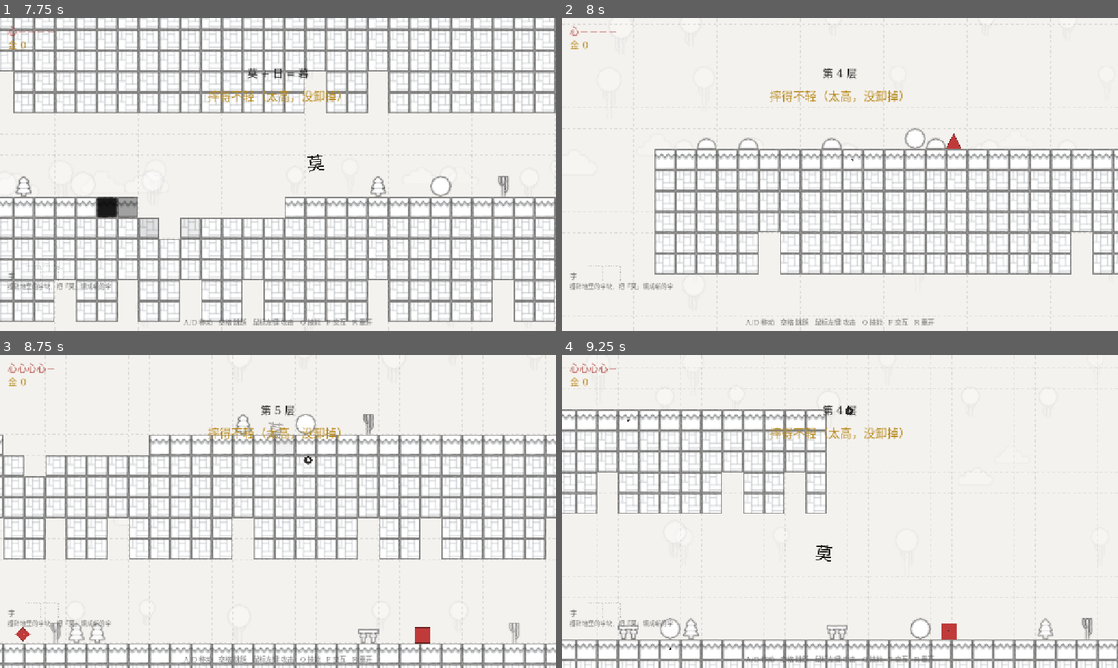
Above: before the commit, frames 1-4 (two rows, left to right).
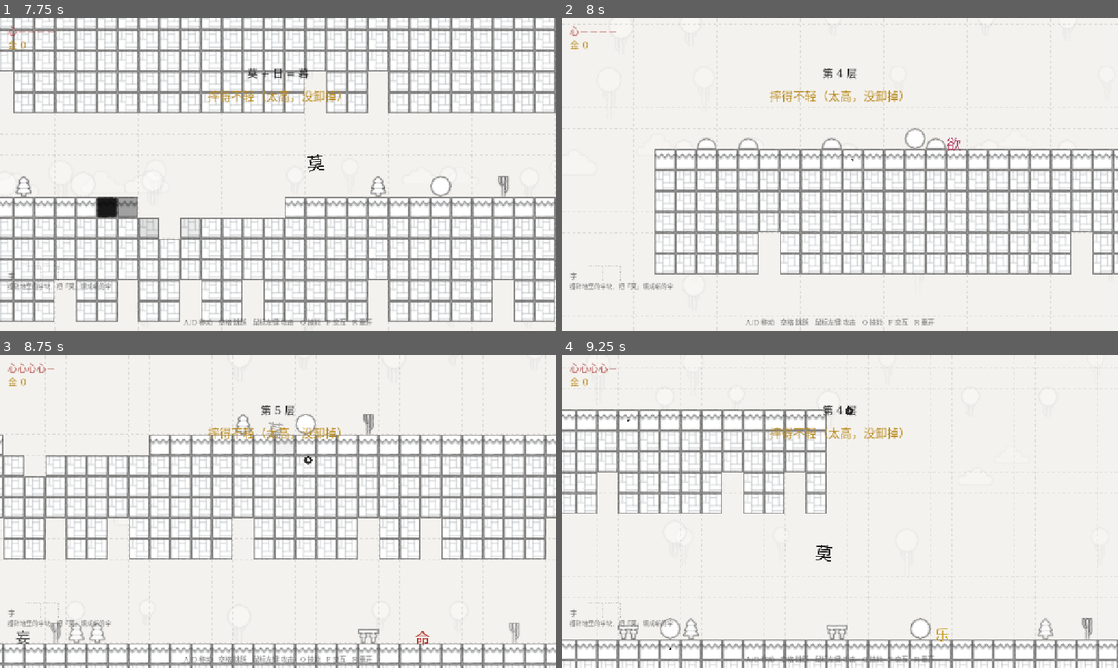
Above: after the commit, the same moments.

Repository: kuankuancjh2/MO
Game: Godot game, scene res://devtools/smoke_test.tscn
The game is run twice, just before and just after one commit, with the same random seed, the same clock (stepped at 60 frames per second) and the same inputs. This scene is started directly instead of the project's main scene.
Inputs (mouse positions are in pixels of both pictures, inside the frame that each line leads up to):
- Up to frame 1 (7.75 s): tap Enter at 0.5, 4.35 s; move the mouse to (400, 158) at 0.52 s; hold D (move_right) 0.53-1.28 s; hold J (attack) 0.53-1.28 s; click (400, 158) at 0.67 s; tap Space (jump) at 0.77, 1.07, 1.52, 1.82, 3.02, 3.32, 3.77, 4.07, 4.52, 4.82, 6.02, 6.32, 6.77, 7.07, 7.52 s; move the mouse to (166, 190) at 1.27 s; hold A (move_left) 1.28-2.03 s; tap J (attack) at 1.35, 3.05, 4.55, 5.85, 7.55 s; move the mouse to (333, 105) at 2.02 s; hold D (move_right) 2.03-2.78 s; hold J (attack) 2.03-2.78 s; tap F (interact) at 2.1, 7.35 s; move the mouse to (250, 237) at 2.77 s; hold W 2.78-3.53 s; tap Z at 2.85 s; click (250, 237) at 2.92 s; move the mouse to (444, 221) at 3.52 s; hold J (attack) 3.53-4.28 s; hold A (move_left) 3.53-5.78 s; tap X at 3.6 s; move the mouse to (111, 127) at 4.27 s; move the mouse to (305, 174) at 5.02 s; hold J (attack) 5.03-5.78 s; tap 1 at 5.1 s; click (305, 174) at 5.17 s; move the mouse to (194, 96) at 5.77 s; hold D (move_right) 5.78-6.53 s; move the mouse to (400, 158) at 6.52 s; hold W 6.53-7.28 s; hold J (attack) 6.53-7.28 s; move the mouse to (166, 190) at 7.27 s; hold D (move_right) from 7.28 s (still down); click (166, 190) at 7.42 s
- Up to frame 2 (8 s): keep holding D (move_right); tap Space (jump) at 7.82 s
- Up to frame 3 (8.75 s): move the mouse to (333, 442) at 8.02 s; release D (move_right) at 8.03 s; hold A (move_left) from 8.03 s (still down); hold J (attack) from 8.03 s (still down); tap Z at 8.1 s
- Up to frame 4 (9.25 s): keep holding A (move_left); move the mouse to (812, 574) at 8.77 s; release J (attack) at 8.78 s; tap X at 8.85 s; tap Space (jump) at 9.02 s; tap J (attack) at 9.05 s

Frame 1 is identical in both runs. In frame 2, less than 0.1% of the frame differs, in the area x 69-72%, y 36-43%; in frame 3, 0.2%, in the area x 2-78%, y 86-93%; in frame 4, 0.2%.

Commit message:
P5: 普通敌人变彩色汉字（无脸无圈）+ 偏旁黑白化
- 新增 WordEnemyTable：敌 = 有（不肯消失之物）。名字即性格、颜色即类别
  命(朱)/乐(黄)/利(绿)/权(橙)/色(紫)/欲(粉)/名(青)/妄(灰)
- 抽出 WordGlyph 共用于节点：地怪与飞怪共用同一套绘制（绕过继承差异），
  只画一个字，没有底盘、没有圈、没有眼睛
- 偏旁怪改为空心描边字（实心=有之物，空心=偏旁），底色圆盘与圈全部去掉
- 偏旁掉落物改为纸上黑字（黑白）
- 左下角字砖 UI 改黑白（白砖黑边黑字），空槽虚线
- 血量/掉币/速度由数据表决定（权=精英血厚、利=掉很多金币、乐=跑得快）

Diff:
--- /dev/null
+++ b/scripts/data/word_enemy_table.gd
@@ -0,0 +1,45 @@
+class_name WordEnemyTable
+extends RefCounted
+## 普通敌人 = **彩色汉字**。
+##
+## 主题：`莫` = **无**。那敌人就是**"有"** —— 一切"不肯消失的东西"。
+## 名字就是它们的性格，颜色就是它们的类别（不再清一色红）。
+##
+## behavior 决定用哪套 AI：
+##   "walk" = 巡逻（遇墙/悬崖转身）  "chase" = 追人  "fly" = 飞行
+##
+## ★ 视觉约定：只画一个字，**没有底盘、没有圈、没有脸** —— 和"书写"的审美统一。
+##   普通敌人 = 实心彩字；偏旁怪 = 空心描边字（另一类东西）。
+
+const LIST := [
+	{"glyph": "命", "name": "生命", "ink": "#b8342f", "behavior": "walk",
+		"hp": 1.5, "coins": 2, "speed": 1.0},
+	{"glyph": "乐", "name": "快乐", "ink": "#c99a1c", "behavior": "walk",
+		"hp": 1.0, "coins": 2, "speed": 1.5},
+	{"glyph": "利", "name": "利益", "ink": "#3f7a45", "behavior": "walk",
+		"hp": 1.0, "coins": 5, "speed": 0.9},
+	{"glyph": "权", "name": "权力", "ink": "#b06a1e", "behavior": "walk",
+		"hp": 3.0, "coins": 3, "speed": 0.75},
+	{"glyph": "色", "name": "形色", "ink": "#6b4b9e", "behavior": "chase",
+		"hp": 1.5, "coins": 2, "speed": 1.0},
+	{"glyph": "欲", "name": "欲望", "ink": "#b5476f", "behavior": "chase",
+		"hp": 2.0, "coins": 3, "speed": 0.9},
+	{"glyph": "名", "name": "名声", "ink": "#2f7d86", "behavior": "fly",
+		"hp": 1.5, "coins": 2, "speed": 1.0},
+	{"glyph": "妄", "name": "虚妄", "ink": "#5a5a5a", "behavior": "fly",
+		"hp": 1.0, "coins": 2, "speed": 1.2},
+]
+
+## 按行为挑一个"字"（确定性随机 → 卸载重载不跳）
+static func pick(behavior: String, r: float) -> Dictionary:
+	var pool: Array = []
+	for e in LIST:
+		if e.get("behavior", "walk") == behavior:
+			pool.append(e)
+	if pool.is_empty():
+		return LIST[0]
+	return pool[int(clampf(r, 0.0, 0.9999) * float(pool.size())) % pool.size()]
+
+
+static func size() -> int:
+	return LIST.size()
--- a/scripts/enemies/enemy_base.gd
+++ b/scripts/enemies/enemy_base.gd
@@ -26,6 +26,27 @@
 var _half := 18.0
 var _prev_pos := Vector2.ZERO
 var _art: Texture2D
+var _wg: WordGlyph
+## ★ 这个敌人是哪个"字"（彩色汉字敌人）
+var word_glyph := "命"
+var word_name := "生命"
+var word_ink := Color("#b8342f")
+var word_speed_mul := 1.0
+
+
+## 套用「字」的配置（颜色 / 血量 / 掉币 / 速度都由数据表决定）
+func apply_word(e: Dictionary) -> void:
+	word_glyph = String(e.get("glyph", "命"))
+	word_name = String(e.get("name", ""))
+	word_ink = Color(String(e.get("ink", "#b8342f")))
+	word_speed_mul = float(e.get("speed", 1.0))
+	if b != null:
+		max_hp = b.enemy_hp * float(e.get("hp", 1.0))
+		hp = max_hp
+		coin_min = maxi(1, int(e.get("coins", 2)) - 1)
+		coin_max = int(e.get("coins", 2)) + 1
+	if _wg != null and is_instance_valid(_wg):
+		_wg.set_word(word_glyph, word_ink)
 
 
 func setup(balance: BalanceData, hp_mul: float = 1.0) -> void:
@@ -48,6 +69,10 @@
 	rs.size = Vector2(_half * 2.0, _half * 2.0)
 	cs.shape = rs
 	add_child(cs)
+	_wg = WordGlyph.new()
+	_wg.base_font_size = Assets.cfg.enemy_font_size
+	add_child(_wg)
+	_wg.set_word(word_glyph, word_ink)
 	_art = Assets.get_art(art_name())
 	_prev_pos = global_position
 	_build()
@@ -79,8 +104,11 @@
 	ai(delta)
 	move_and_slide()
 	move_delta = global_position - _prev_pos
-	if _flash > 0.0:
-		queue_redraw()
+	if _wg != null and is_instance_valid(_wg):
+		var was := _wg.flash
+		_wg.flash = _flash > 0.0
+		if was != _wg.flash:
+			_wg.queue_redraw()
 
 
 func try_contact_damage(p: Player) -> void:
@@ -132,15 +160,27 @@
 
 func sprite_color() -> Color:
 	if _flash > 0.0:
-		return Color.WHITE
-	return Assets.cfg.color_enemy
+		return Color(0.85, 0.85, 0.85)
+	return word_ink
 
 
-## 有美术图就画图，返回 true 表示已经画完了
-func draw_art_if_any() -> bool:
-	if _art == null:
+## ★ 画这个敌人的"字"：只有一个字 —— 没有底盘、没有圈、没有脸。
+##   回来 true 表示已经画完（子类 _draw 里第一件事调它）。
+func draw_word() -> bool:
+	if _art != null:
+		var sz := _art.get_size()
+		draw_texture_rect(_art, Rect2(-sz * 0.5, sz), false, Color(1, 1, 1, 1))
+		return true
+	var f := Assets.font
+	if f == null:
 		return false
-	var sz := _art.get_size()
-	draw_texture_rect(_art, Rect2(-sz * 0.5, sz), false,
-		Color(1, 1, 1, 1) if _flash <= 0.0 else Color(2, 2, 2, 1))
+	var fs := Assets.cfg.enemy_font_size
+	var sz2 := f.get_string_size(word_glyph, HORIZONTAL_ALIGNMENT_LEFT, -1, fs)
+	var at := Vector2(-sz2.x * 0.5, sz2.y * 0.5 - Balance.px * 5.0)
+	var col := sprite_color()
+	# 受击时抖一下，别再画眼睛 —— 字本身会动就够了
+	var wob := 0.0 if _flash <= 0.0 else sin(Time.get_ticks_msec() * 0.05) * Balance.px * 2.0
+	draw_string(f, at + Vector2(wob, 0), word_glyph, HORIZONTAL_ALIGNMENT_LEFT, -1, fs, col)
+	if _dead:
+		return true
 	return true
--- a/scripts/enemies/flyer.gd
+++ b/scripts/enemies/flyer.gd
@@ -31,6 +31,27 @@
 var _half := 17.0
 var _prev_pos := Vector2.ZERO
 var _art: Texture2D
+var _wg: WordGlyph
+## ★ 这个敌人是哪个"字"
+var word_glyph := "名"
+var word_name := "名声"
+var word_ink := Color("#2f7d86")
+var word_speed_mul := 1.0
+
+
+## 与 EnemyBase 同名的方法（飞怪不继承它，但对外接口保持一致）
+func apply_word(e: Dictionary) -> void:
+	word_glyph = String(e.get("glyph", "名"))
+	word_name = String(e.get("name", ""))
+	word_ink = Color(String(e.get("ink", "#2f7d86")))
+	word_speed_mul = float(e.get("speed", 1.0))
+	if b != null:
+		max_hp = b.enemy_hp * float(e.get("hp", 1.0))
+		hp = max_hp
+		coin_min = maxi(1, int(e.get("coins", 2)) - 1)
+		coin_max = int(e.get("coins", 2)) + 1
+	if _wg != null and is_instance_valid(_wg):
+		_wg.set_word(word_glyph, word_ink)
 
 
 func setup(balance: BalanceData, hp_mul: float = 1.0) -> void:
@@ -52,6 +73,10 @@
 	rs.size = Vector2(_half * 2.0, _half * 1.5)
 	cs.shape = rs
 	add_child(cs)
+	_wg = WordGlyph.new()
+	_wg.base_font_size = Assets.cfg.enemy_font_size
+	add_child(_wg)
+	_wg.set_word(word_glyph, word_ink)
 	_art = Assets.get_art("enemy_flyer")
 	_half = float(b.tile_size) * 0.354
 	home = position
@@ -85,10 +110,14 @@
 	var ty := home.y + sin(_t * 1.7 + _phase) * 30.0 * Balance.px
 	_prev_pos = global_position
 	velocity = (Vector2(tx, ty) - global_position) * 2.6
-	velocity = velocity.limit_length(_speed * 1.9)
+	velocity = velocity.limit_length(_speed * word_speed_mul * 1.9)
 	move_and_slide()
 	move_delta = global_position - _prev_pos
-	queue_redraw()
+	if _wg != null and is_instance_valid(_wg):
+		var was := _wg.flash
+		_wg.flash = _flash > 0.0
+		if was != _wg.flash:
+			_wg.queue_redraw()
 
 
 func try_contact_damage(p: Player) -> void:
@@ -124,30 +153,3 @@
 			c.position = position + Vector2(randf_range(-12, 12), randf_range(-12, 8)) * Balance.px
 			w.call_deferred("add_child", c)
 	queue_free()
-
-
-func _draw() -> void:
-	var c := Assets.cfg.color_enemy
-	if _flash > 0.0:
-		c = Color.WHITE
-	if _art != null:
-		var sz := _art.get_size()
-		draw_texture_rect(_art, Rect2(-sz * 0.5, sz), false, Color(1, 1, 1, 1))
-		return
-	var body := PackedVector2Array([
-		Vector2(0, -_half * 0.9), Vector2(_half, 0), Vector2(0, _half * 0.9), Vector2(-_half, 0),
-	])
-	draw_colored_polygon(body, c)
-	draw_polyline(PackedVector2Array([body[0], body[1], body[2], body[3], body[0]]),
-		c.darkened(0.45), 2.0)
-	var flap := sin(_t * 14.0) * 4.0
-	draw_colored_polygon(PackedVector2Array([
-		Vector2(-_half, 0), Vector2(-_half - 12.0, -6.0 + flap), Vector2(-_half - 4.0, 6.0)]),
-		Color(c.r, c.g, c.b, 0.55))
-	draw_colored_polygon(PackedVector2Array([
-		Vector2(_half, 0), Vector2(_half + 12.0, -6.0 + flap), Vector2(_half + 4.0, 6.0)]),
-		Color(c.r, c.g, c.b, 0.55))
-	draw_circle(Vector2(-4.0, -2.0), 2.6, Color.WHITE)
-	draw_circle(Vector2(4.0, -2.0), 2.6, Color.WHITE)
-	draw_circle(Vector2(-4.0, -2.0), 1.3, Color(0.1, 0.1, 0.1))
-	draw_circle(Vector2(4.0, -2.0), 1.3, Color(0.1, 0.1, 0.1))
--- a/scripts/enemies/red_block.gd
+++ b/scripts/enemies/red_block.gd
@@ -29,7 +29,7 @@
 
 
 func ai(_delta: float) -> void:
-	velocity.x = float(dir) * speed
+	velocity.x = float(dir) * speed * word_speed_mul
 	_ledge.position.x = _half + 4.0 * Balance.px
 	if is_on_wall():
 		_flip()
@@ -40,17 +40,3 @@
 
 func _flip() -> void:
 	dir = -dir
-
-
-func _draw() -> void:
-	if draw_art_if_any():
-		return
-	var c := sprite_color()
-	var r := Rect2(Vector2(-_half, -_half), Vector2(_half * 2.0, _half * 2.0))
-	draw_rect(r, c, true)
-	draw_rect(r, c.darkened(0.45), false, 3.0)
-	var ex := -4.0 * dir
-	draw_circle(Vector2(ex - 4.0, -4.0), 2.6, Color.WHITE)
-	draw_circle(Vector2(ex + 4.0, -4.0), 2.6, Color.WHITE)
-	draw_circle(Vector2(ex - 4.0 + dir * 1.2, -4.0), 1.3, Color(0.1, 0.1, 0.1))
-	draw_circle(Vector2(ex + 4.0 + dir * 1.2, -4.0), 1.3, Color(0.1, 0.1, 0.1))
--- a/scripts/enemies/seeker.gd
+++ b/scripts/enemies/seeker.gd
@@ -35,23 +35,9 @@
 		dx = _target.global_position.x - global_position.x
 		if absf(dx) > 4.0:
 			_dir = 1 if dx > 0.0 else -1
-	velocity.x = float(_dir) * speed
+	velocity.x = float(_dir) * speed * word_speed_mul
 
 	if is_on_floor() and is_on_wall() and _jump_cd <= 0.0:
 		velocity.y = jump_velocity
 		_jump_cd = 0.7
 	queue_redraw()
-
-
-func _draw() -> void:
-	if draw_art_if_any():
-		return
-	var c := sprite_color()
-	var pts := PackedVector2Array([
-		Vector2(-_half, _half), Vector2(_half, _half), Vector2(0.0, -_half),
-	])
-	draw_colored_polygon(pts, c)
-	draw_polyline(PackedVector2Array([pts[0], pts[1], pts[2], pts[0]]), c.darkened(0.45), 3.0)
-	var ex := 3.0 * _dir
-	draw_circle(Vector2(ex, 0.0), 3.0, Color.WHITE)
-	draw_circle(Vector2(ex + _dir * 1.2, 0.0), 1.5, Color(0.1, 0.1, 0.1))
--- /dev/null
+++ b/scripts/enemies/word_glyph.gd
@@ -0,0 +1,36 @@
+class_name WordGlyph
+extends Node2D
+## 敌人的"字"。所有普通敌人都挂一个它 —— 这样地怪和飞怪能共用同一套绘制，
+## 不用因为继承关系不同而写两遍。
+##
+## ★ 只画一个字：没有底盘、没有圈、没有脸。和"书写"的审美统一。
+
+var glyph := "命"
+var ink := Color("#b8342f")
+var flash := false
+var base_font_size := 34
+
+
+func set_word(g: String, c: Color) -> void:
+	glyph = g
+	ink = c
+	queue_redraw()
+
+
+func _ready() -> void:
+	z_index = 2
+
+
+func _draw() -> void:
+	var f := Assets.font
+	if f == null:
+		return
+	var fs := base_font_size
+	var sz := f.get_string_size(glyph, HORIZONTAL_ALIGNMENT_LEFT, -1, fs)
+	var at := Vector2(-sz.x * 0.5, sz.y * 0.5 - Balance.px * 5.0)
+	var col := ink
+	if flash:
+		col = ink.lerp(Color(1, 1, 1, 1), 0.6)
+		var wob := sin(Time.get_ticks_msec() * 0.05) * Balance.px * 2.0
+		at += Vector2(wob, 0)
+	draw_string(f, at, glyph, HORIZONTAL_ALIGNMENT_LEFT, -1, fs, col)
--- a/scripts/world/game_world.gd
+++ b/scripts/world/game_world.gd
@@ -270,20 +270,24 @@
 		return
 	var node: Node2D = null
 	var rest_on_floor := false
+	var word_r := TerrainGen.rand01(cell.x, cell.y, world_seed + 3301)
 	match ch:
 		"E":
 			var e := RedBlock.new()
 			e.setup(Balance.d)
+			e.apply_word(WordEnemyTable.pick("walk", word_r))
 			node = e
 			rest_on_floor = true
 		"K":
 			var kk := Seeker.new()
 			kk.setup(Balance.d)
+			kk.apply_word(WordEnemyTable.pick("chase", word_r))
 			node = kk
 			rest_on_floor = true
 		"F":
 			var f := Flyer.new()
 			f.setup(Balance.d)
+			f.apply_word(WordEnemyTable.pick("fly", word_r))
 			node = f
 		"R":
 			var r := RadicalEnemy.new()
Not shown, added: scripts/data/word_enemy_table.gd.uid
Not shown, added: scripts/enemies/word_glyph.gd.uid
